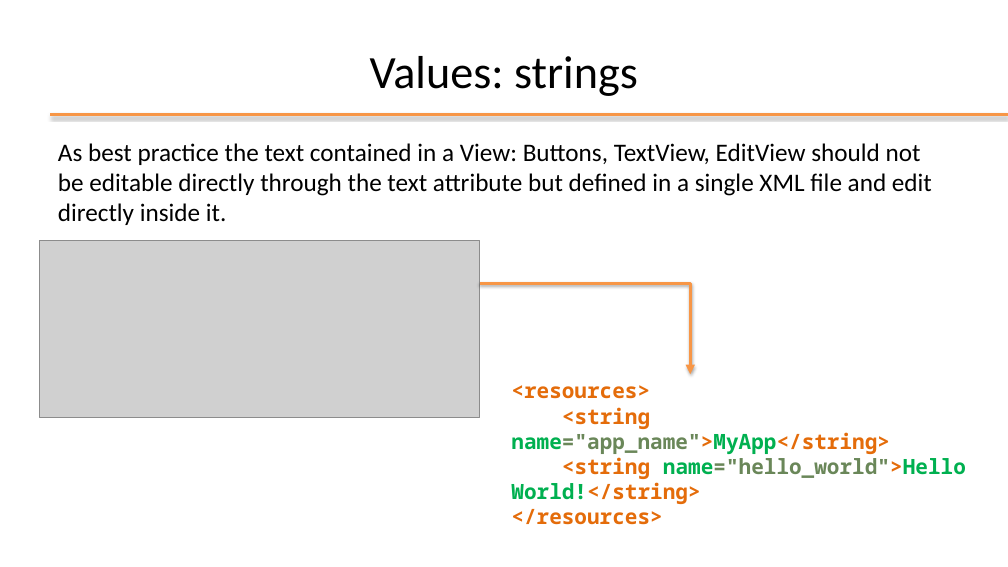
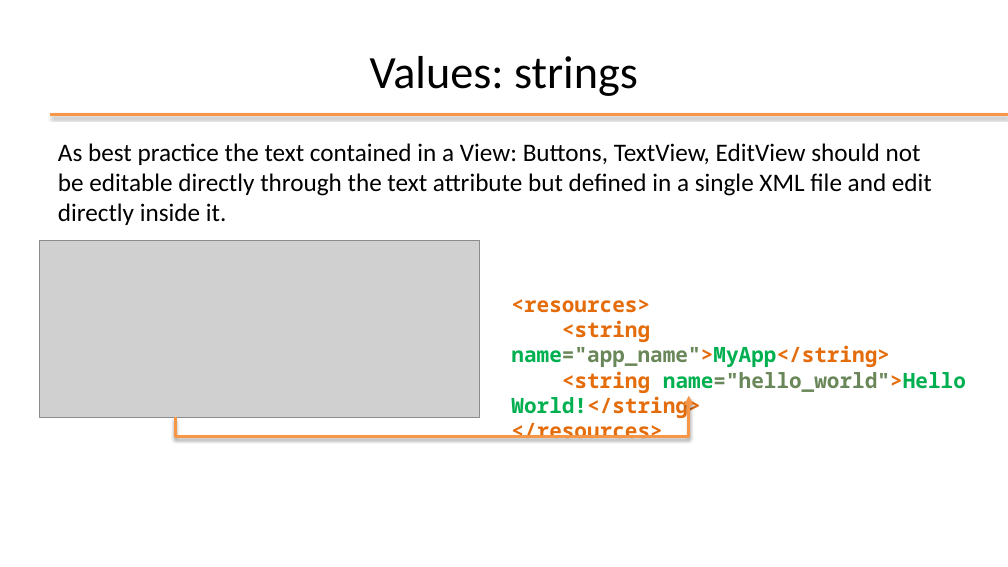
Before and after one commit to StePoli-00/Getting-started-with-Android, a slide deck: slide 12 of Slides/04-Android GUI.pptx. Drawn at 1008x567 pixels with LibreOffice and Linux fonts; fonts in the diff are those of the drawing; grey boxes stand for pictures; background and template pictures are left out. Boxes give left, top, right and bottom in pixels: in the first picture for what was removed or moved away, otherwise in the second. Text is boxed around its words. In the diff, an @@ line names an element or a change of style, - is before the commit and + after.

Commit message:
Update 04-Android GUI.pptx
missing textWather image

```diff
--- a/Slides/04-Android GUI.pptx
+++ b/Slides/04-Android GUI.pptx
@@ text "<resources> <string name="app_name">MyApp</string> <string n ...": place and size @@
-text "<resources> <string name="app_name">MyApp</string> <string n ..." at <box>511,385,966,504</box>
+text "<resources> <string name="app_name">MyApp</string> <string n ..." at <box>511,299,966,420</box>
@@ elbow arrow moved from (479, 284) - (690, 374) to (175, 417) - (689, 396) @@
```
Also in this commit, not shown: 6 other slides changed, 37 slides added, 1 slide removed.
